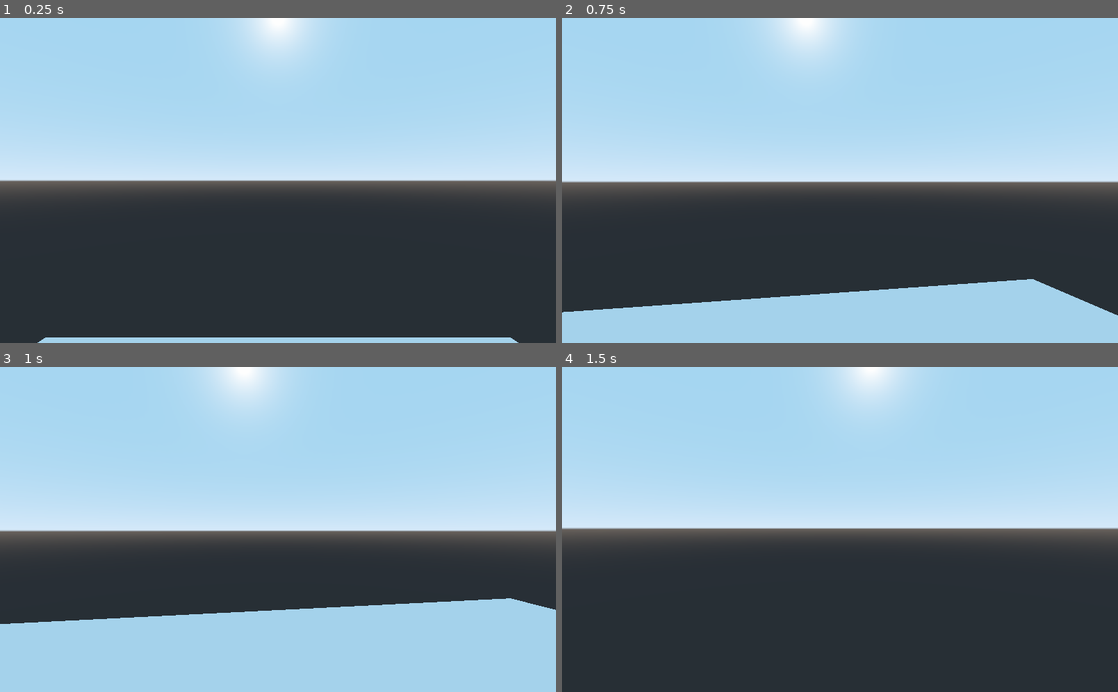
Above: before the commit, frames 1-4 (two rows, left to right).
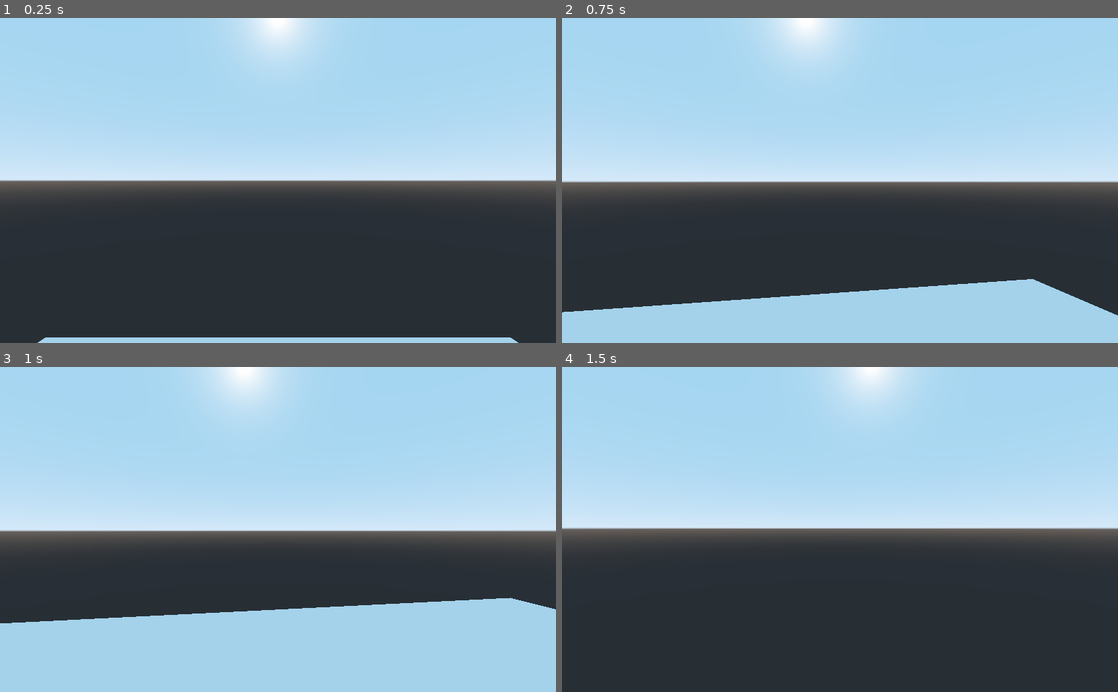
Above: after the commit, the same moments.

Repository: Mike149x/Game2021
Game: Godot game, scene res://MainScene.tscn
Same seed, same stepped clock (60 frames per second), same inputs: the game is played once before the commit and once after it.
Inputs (mouse positions are in pixels of both pictures, inside the frame that each line leads up to):
- Up to frame 1 (0.25 s): no input
- Up to frame 2 (0.75 s): move the mouse to (867, 180) at 0.52 s; hold W (move_forward) from 0.53 s (still down); hold Space (jump) from 0.53 s (still down)
- Up to frame 3 (1 s): keep holding W (move_forward); keep holding Space (jump)
- Up to frame 4 (1.5 s): keep holding W (move_forward); move the mouse to (812, 529) at 1.27 s; release Space (jump) at 1.28 s; tap Space (jump) at 1.35 s

Frames 1-2 are identical in both runs. In frame 3, 0.2% of the frame differs, in the area x 0-100%, y 70-80%; in frame 4, nothing differs.

Commit message:
started raycast

Diff:
--- a/SuperStockTrader/FirstPerson.gd
+++ b/SuperStockTrader/FirstPerson.gd
@@ -3,7 +3,7 @@
 var speed = 7
 var acceleration = 20
 var gravity = 9.8
-var jump = 7.5
+var jump = 6.5
 
 var mouse_sensitivity = 0.15
 
--- a/SuperStockTrader/FirstPerson.tscn
+++ b/SuperStockTrader/FirstPerson.tscn
@@ -1,6 +1,7 @@
-[gd_scene load_steps=4 format=2]
+[gd_scene load_steps=5 format=2]
 
 [ext_resource path="res://FirstPerson.gd" type="Script" id=1]
+[ext_resource path="res://Weapon.gd" type="Script" id=2]
 
 [sub_resource type="CapsuleShape" id=1]
 radius = 0.5
@@ -13,6 +14,15 @@
 [node name="FirstPerson" type="KinematicBody"]
 script = ExtResource( 1 )
 
+[node name="Head" type="Spatial" parent="."]
+transform = Transform( 1, 0, 0, 0, 1, 0, 0, 0, 1, 0, 1.07889, 0 )
+
+[node name="Camera" type="Camera" parent="Head"]
+
+[node name="RayCast" type="RayCast" parent="Head/Camera"]
+enabled = true
+cast_to = Vector3( 0, 0, -100 )
+
 [node name="CollisionShape" type="CollisionShape" parent="."]
 transform = Transform( 1, 0, 0, 0, -4.37114e-08, -1, 0, 1, -4.37114e-08, 0, 0, 0 )
 shape = SubResource( 1 )
@@ -22,7 +32,5 @@
 mesh = SubResource( 2 )
 material/0 = null
 
-[node name="Head" type="Spatial" parent="."]
-transform = Transform( 1, 0, 0, 0, 1, 0, 0, 0, 1, 0, 1.07889, 0 )
-
-[node name="Camera" type="Camera" parent="Head"]
+[node name="Weapon" type="Node" parent="."]
+script = ExtResource( 2 )
--- a/SuperStockTrader/MainScene.tscn
+++ b/SuperStockTrader/MainScene.tscn
@@ -27,13 +27,13 @@
 mesh = SubResource( 2 )
 material/0 = null
 
-[node name="StaticBody2" type="StaticBody" parent="."]
+[node name="Wall" type="StaticBody" parent="."]
 
-[node name="CollisionShape" type="CollisionShape" parent="StaticBody2"]
+[node name="CollisionShape" type="CollisionShape" parent="Wall"]
 transform = Transform( 1, 0, 0, 0, 1, 0, 0, 0, 5, 9, 1, 5 )
 shape = SubResource( 3 )
 
-[node name="MeshInstance" type="MeshInstance" parent="StaticBody2"]
+[node name="MeshInstance" type="MeshInstance" parent="Wall"]
 transform = Transform( 1, 0, 0, 0, 1, 0, 0, 0, 5, 9, 1, 5 )
 mesh = SubResource( 4 )
 material/0 = null
--- /dev/null
+++ b/SuperStockTrader/Weapon.gd
@@ -0,0 +1,16 @@
+extends Node
+
+
+# Declare member variables here. Examples:
+# var a = 2
+# var b = "text"
+
+
+# Called when the node enters the scene tree for the first time.
+func _ready():
+	pass # Replace with function body.
+
+
+# Called every frame. 'delta' is the elapsed time since the previous frame.
+#func _process(delta):
+#	pass
--- a/SuperStockTrader/project.godot
+++ b/SuperStockTrader/project.godot
@@ -45,6 +45,36 @@
 "events": [ Object(InputEventKey,"resource_local_to_scene":false,"resource_name":"","device":0,"alt":false,"shift":false,"control":false,"meta":false,"command":false,"pressed":false,"scancode":32,"unicode":0,"echo":false,"script":null)
  ]
 }
+fire={
+"deadzone": 0.5,
+"events": [ Object(InputEventMouseButton,"resource_local_to_scene":false,"resource_name":"","device":0,"alt":false,"shift":false,"control":false,"meta":false,"command":false,"button_mask":0,"position":Vector2( 0, 0 ),"global_position":Vector2( 0, 0 ),"factor":1.0,"button_index":1,"pressed":false,"doubleclick":false,"script":null)
+ ]
+}
+aim={
+"deadzone": 0.5,
+"events": [ Object(InputEventMouseButton,"resource_local_to_scene":false,"resource_name":"","device":0,"alt":false,"shift":false,"control":false,"meta":false,"command":false,"button_mask":0,"position":Vector2( 0, 0 ),"global_position":Vector2( 0, 0 ),"factor":1.0,"button_index":2,"pressed":false,"doubleclick":false,"script":null)
+ ]
+}
+reload={
+"deadzone": 0.5,
+"events": [ Object(InputEventKey,"resource_local_to_scene":false,"resource_name":"","device":0,"alt":false,"shift":false,"control":false,"meta":false,"command":false,"pressed":false,"scancode":82,"unicode":0,"echo":false,"script":null)
+ ]
+}
+interact={
+"deadzone": 0.5,
+"events": [ Object(InputEventKey,"resource_local_to_scene":false,"resource_name":"","device":0,"alt":false,"shift":false,"control":false,"meta":false,"command":false,"pressed":false,"scancode":69,"unicode":0,"echo":false,"script":null)
+ ]
+}
+crouch={
+"deadzone": 0.5,
+"events": [ Object(InputEventKey,"resource_local_to_scene":false,"resource_name":"","device":0,"alt":false,"shift":false,"control":false,"meta":false,"command":false,"pressed":false,"scancode":16777238,"unicode":0,"echo":false,"script":null)
+ ]
+}
+sprint={
+"deadzone": 0.5,
+"events": [ Object(InputEventKey,"resource_local_to_scene":false,"resource_name":"","device":0,"alt":false,"shift":false,"control":false,"meta":false,"command":false,"pressed":false,"scancode":16777237,"unicode":0,"echo":false,"script":null)
+ ]
+}
 
 [rendering]
 
